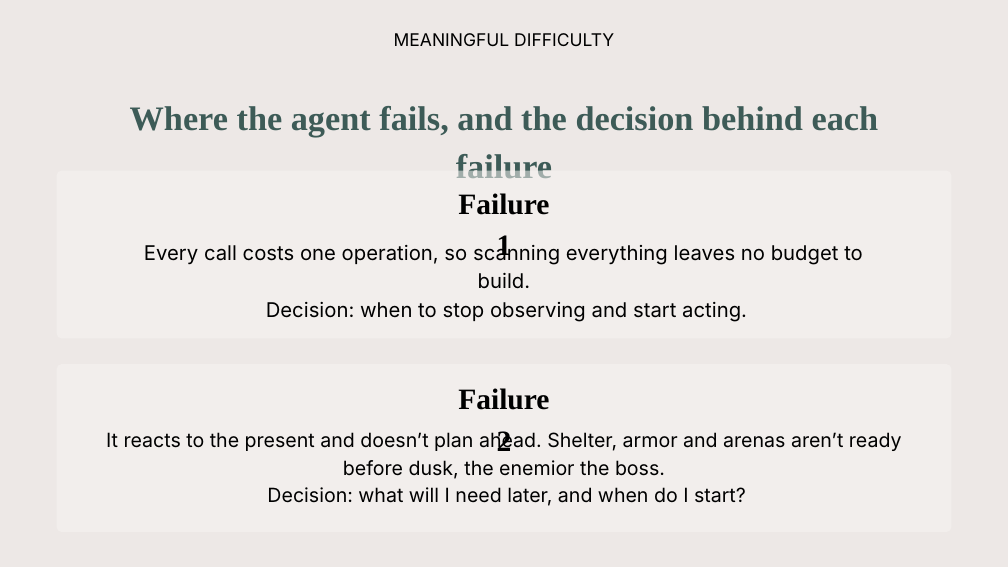
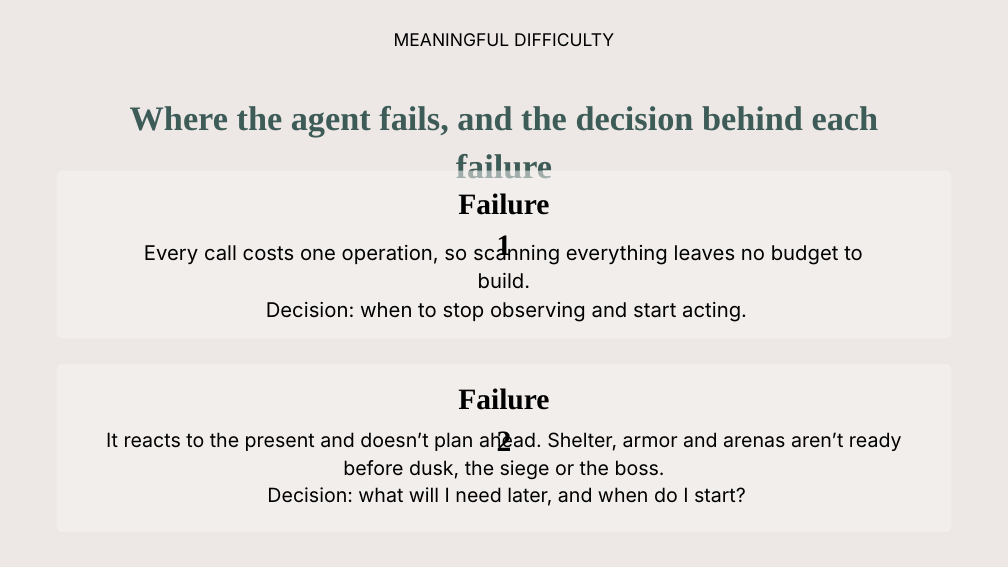
Before and after one commit to mairazaini/TerrariaBench, a slide deck: slide 7 of TerrariaBench.pptx. Drawn at 1008x567 pixels with LibreOffice and Linux fonts; fonts in the diff are those of the drawing; background and template pictures are left out. Boxes give left, top, right and bottom in pixels: in the first picture for what was removed or moved away, otherwise in the second. Text is boxed around its words. In the diff, an @@ line names an element or a change of style, - is before the commit and + after.

```diff
--- a/TerrariaBench.pptx
+++ b/TerrariaBench.pptx
@@ text at [106, 431, 902, 480]: text changed @@
-It reacts to the present and doesn’t plan ahead. Shelter, armor and arenas aren’t ready before dusk, the enemior the boss.
+It reacts to the present and doesn’t plan ahead. Shelter, armor and arenas aren’t ready before dusk, the siege or the boss.
```
Also in this commit, not shown: 6 other slides changed, 46 other files.
